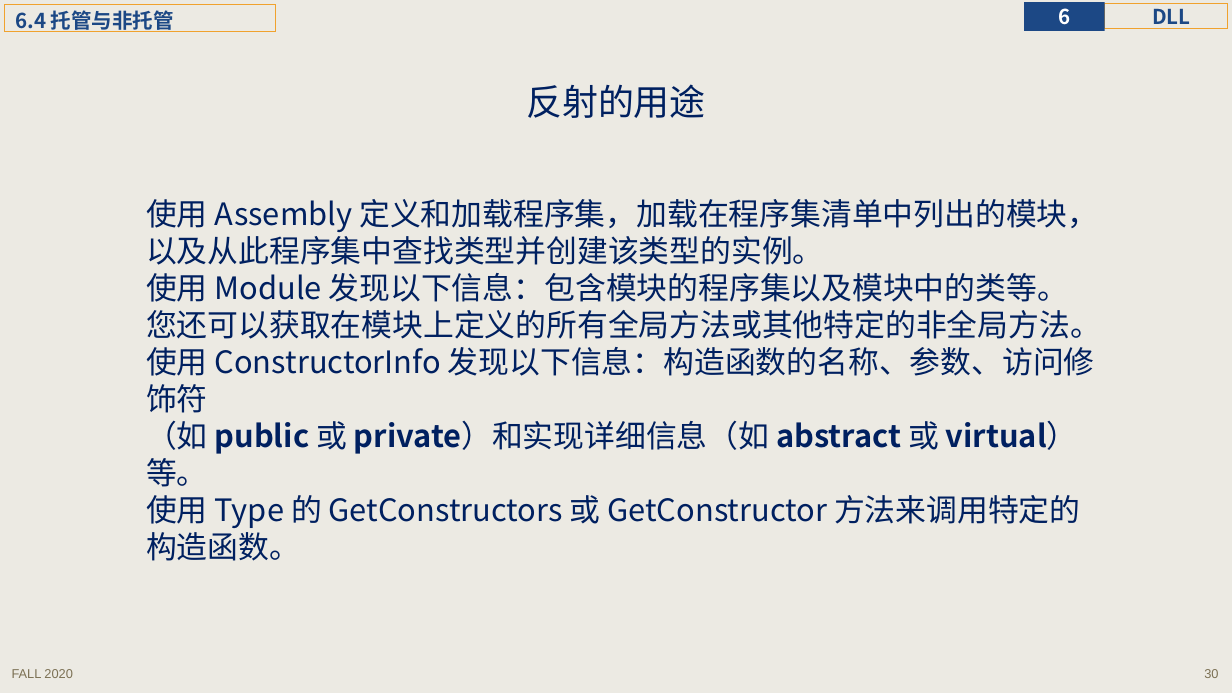
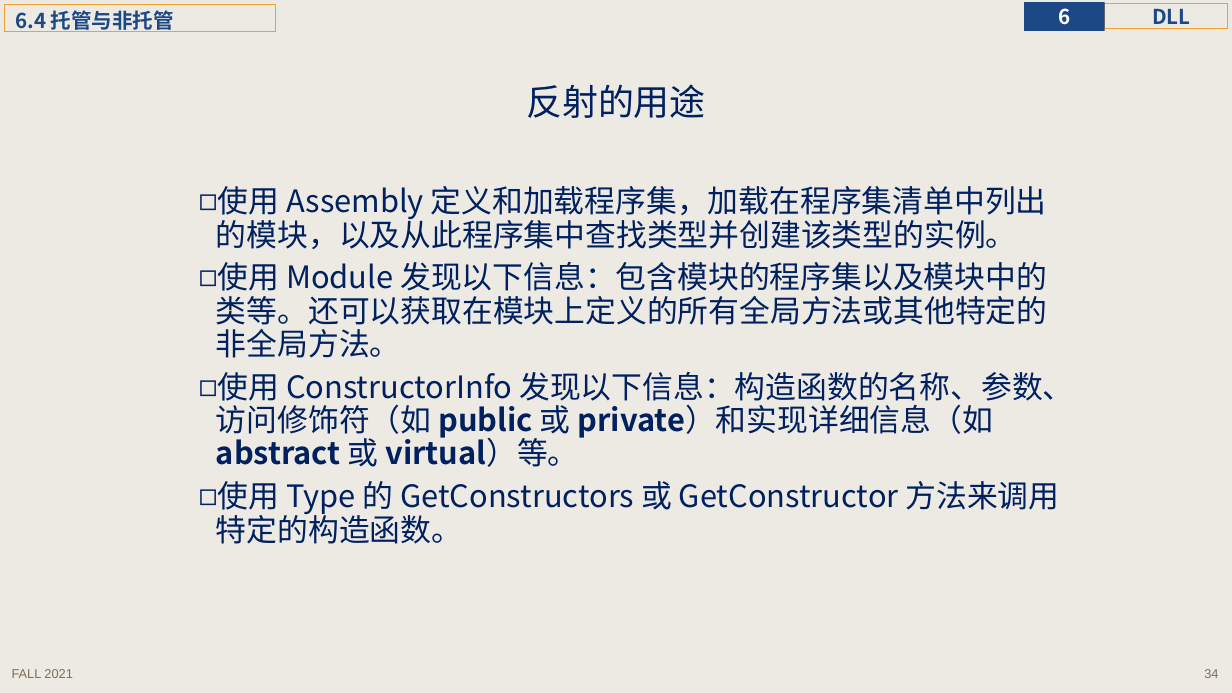
Before and after one commit to principleWindows/win-principle-2021, a slide deck: slide 34 of slides/instruction/principleWindows_6.pptx (slide 30 before the commit). Drawn at 1232x693 pixels with LibreOffice and Linux fonts; fonts in the diff are those of the drawing. Boxes give left, top, right and bottom in pixels: in the first picture for what was removed or moved away, otherwise in the second. Text is boxed around its words. In the diff, an @@ line names an element or a change of style, - is before the commit and + after.

```diff
--- a/slides/instruction/principleWindows_6.pptx
+++ b/slides/instruction/principleWindows_6.pptx
@@ text "使用 Assembly 定义和加载程序集，加载在程序集清单中列出的模块，以及从此程序集中查找类型并创建该类型的实例。" moved from (x1=146, y1=199, x2=1101, y2=561) to (x1=216, y1=186, x2=1073, y2=544) @@
@@ text at (x1=216, y1=186, x2=1073, y2=467): text changed @@
-使用 Assembly 定义和加载程序集，加载在程序集清单中列出的模块，
-以及从此程序集中查找类型并创建该类型的实例。
-使用 Module 发现以下信息：包含模块的程序集以及模块中的类等。
-您还可以获取在模块上定义的所有全局方法或其他特定的非全局方法。
-使用 ConstructorInfo 发现以下信息：构造函数的名称、参数、访问修饰符
-（如 public 或 private）和实现详细信息（如 abstract 或 virtual）等。
+◻ 使用 Assembly 定义和加载程序集，加载在程序集清单中列出的模块，以及从此程序集中查找类型并创建该类型的实例。
+◻ 使用 Module 发现以下信息：包含模块的程序集以及模块中的类等。还可以获取在模块上定义的所有全局方法或其他特定的非全局方法。
+◻ 使用 ConstructorInfo 发现以下信息：构造函数的名称、参数、访问修饰符（如 public 或 private）和实现详细信息（如 abstract 或 virtual）等。
@@ text at (x1=216, y1=481, x2=1060, y2=544): bullet none to ◻; line spacing 1 to 0.9; more space between paragraphs @@
@@ text at (x1=12, y1=669, x2=72, y2=678): text changed @@
-FALL 2020
+FALL 2021
@@ page number at (x1=1204, y1=669, x2=1218, y2=678): text changed @@
-30
+34
```
Also in this commit, not shown: 47 other slides changed, 6 slides added, 21 other files.
